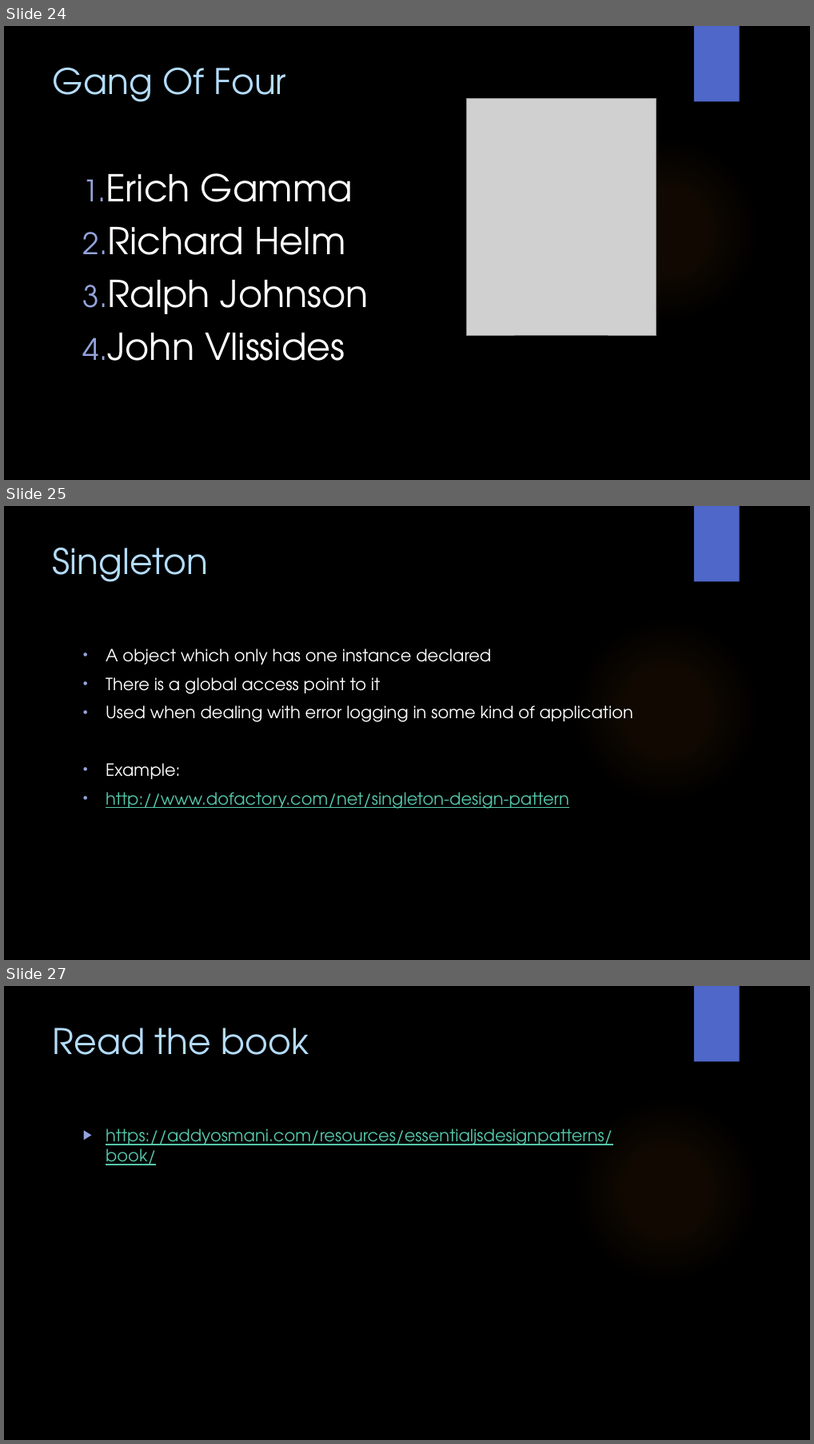
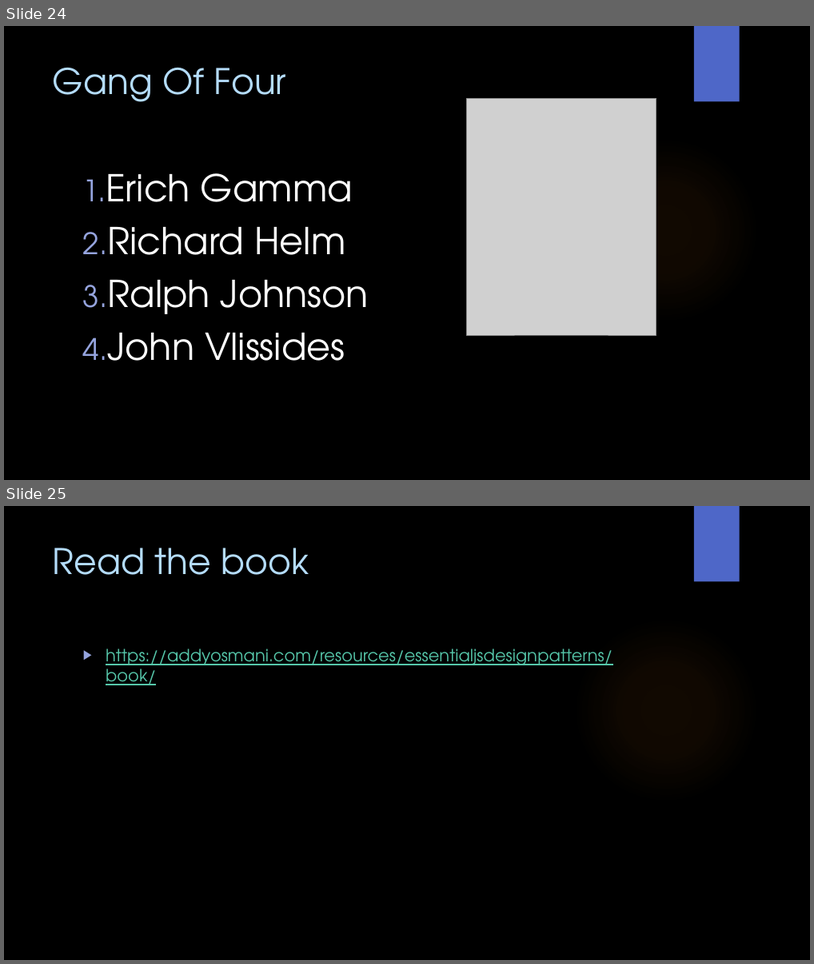
Before and after one commit to WitsSoftDev/SoftDev2016, a slide deck: Session 4/Softdev Session 4 2016.pptx. Shown one above the other, each under a label of ours: slides 24, 25 and 27 before the commit, slides 24 and 25 after it; the slides between them are not shown. The pictures are 814x1444 and 814x964 pixels, drawn with LibreOffice and Linux fonts; fonts in the diff are those of the drawing; grey boxes stand for pictures; background and template pictures are left out. Boxes give left, top, right and bottom in pixels: in the first picture for what was removed or moved away, otherwise in the second. Text is boxed around its words. In the diff, an @@ line names an element or a change of style, - is before the commit and + after.

```diff
--- a/Session 4/Softdev Session 4 2016.pptx
+++ b/Session 4/Softdev Session 4 2016.pptx
@@ slide 25 removed at (4, 506, 810, 960), background picture (left out); not listed: 2 template elements that a slide beside it also shows @@
@@ title removed at (53, 548, 208, 582) @@
-Singleton
@@ text removed at (106, 648, 634, 808) @@
-• A object which only has one instance declared
-• There is a global access point to it
-• Used when dealing with error logging in some kind of application
-• Example:
-• http://www.dofactory.com/net/singleton-design-pattern
@@ what was slide 27 is now slide 25 @@
```
Also in this commit, not shown: 4 slides changed, 1 other slide removed, 3 other files.
